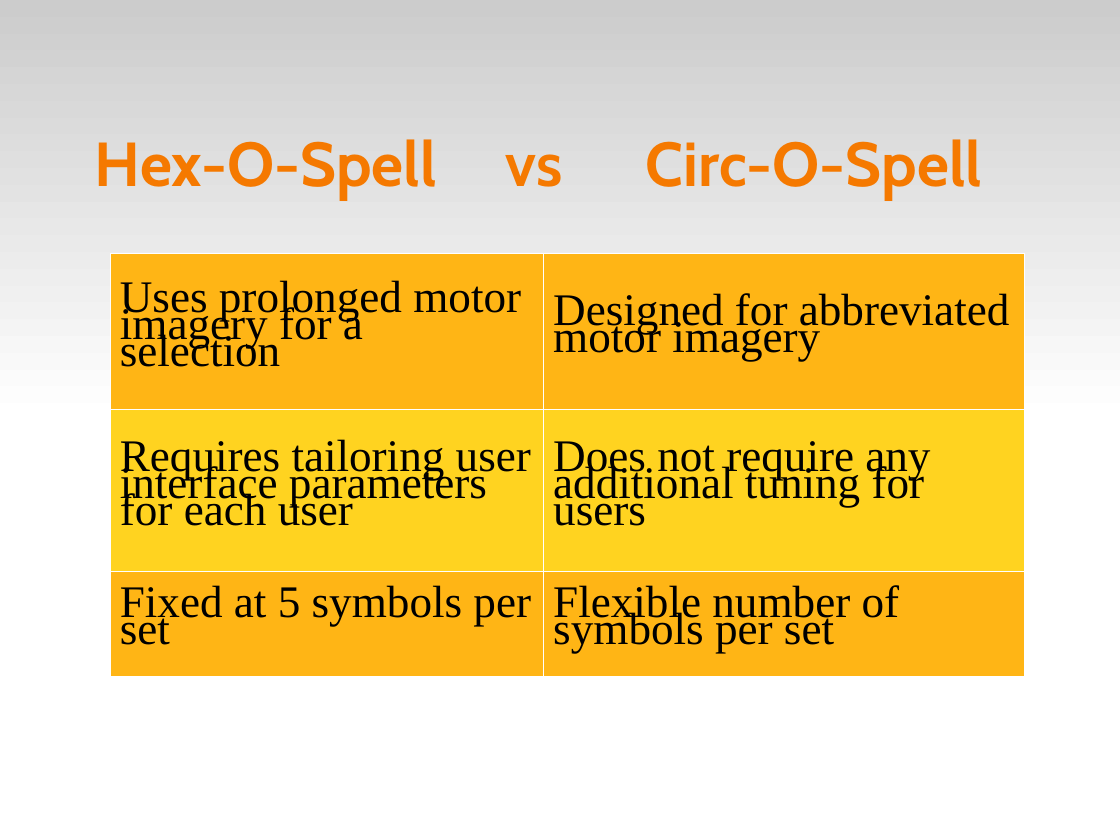
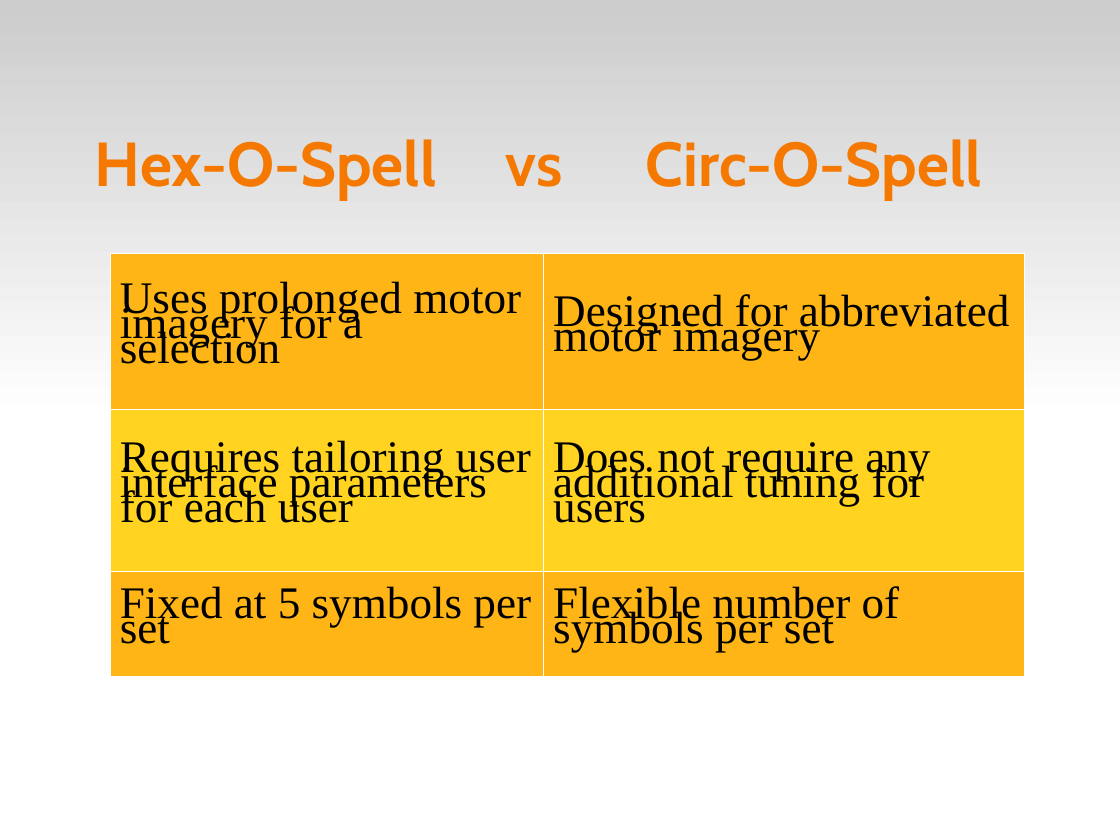
Before and after one commit to abdullah38rcc/BCI-Virtual-Keyboard, a slide deck: slide 9 of master's/docs/virtKey.ppt (slide 6 before the commit). Drawn at 1120x840 pixels with LibreOffice and Linux fonts; fonts in the diff are those of the drawing. Boxes give left, top, right and bottom in pixels: in the first picture for what was removed or moved away, otherwise in the second. Text is boxed around its words. In the diff, an @@ line names an element or a change of style, - is before the commit and + after.

```diff
--- a/master's/docs/virtKey.ppt
+++ b/master's/docs/virtKey.ppt
@@ table at (110,253,1024,676) @@
@@ line spacing 0.54 to 0.5 @@
```
Also in this commit, not shown: 9 other slides changed, 6 slides added.
